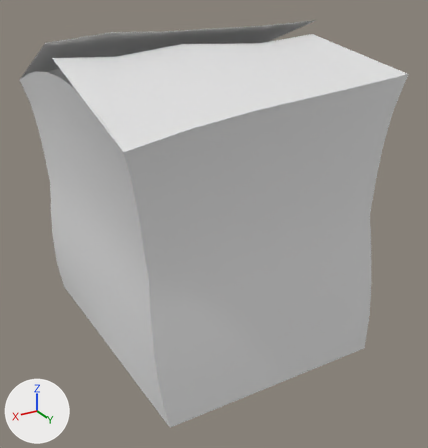
Two versions of the FBX model Assets/Models/CardBox_Damaged.fbx, one commit apart.
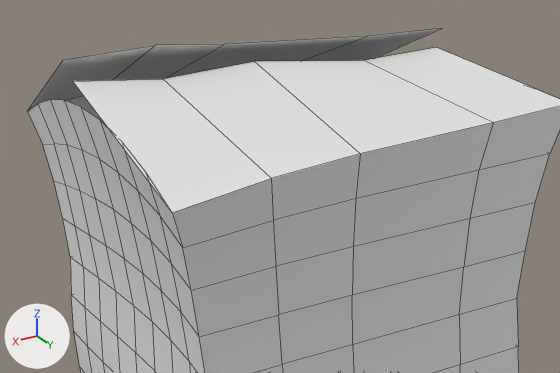
Each version is shown whole from a 50 mm camera at (0.397, 0.704, 0.503) aimed at (-0.008, 0.029, 0.166), then close up on the part from 0% to 94% of the width and 0% to 60% of the height. The axes (+X, +Y, +Z) are drawn at lower left. The lights are the same throughout. The close-ups show mesh edges as thin lines. Where no turn or scale is listed for an object, it has been applied to the vertices.

Script lines for the objects in view, before the commit:
```python
me_mesh = bpy.data.meshes.new('Mesh')
me_mesh.from_pydata(...)  # 247 vertices, 232 faces; spans x -0.206..0.199, y -0.2..0.2, z 0.0..0.435
ob_card_box = bpy.data.objects.new('Card_Box', me_mesh)
ob_card_box.location = (0.0, 0.0, 0.0)
```
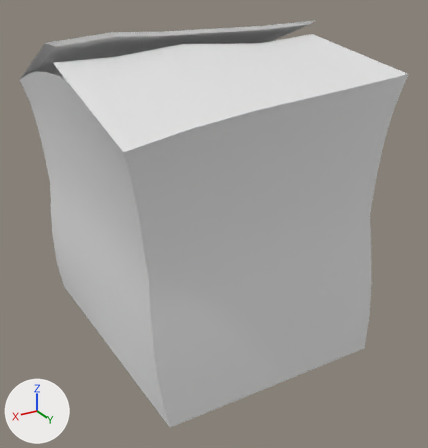
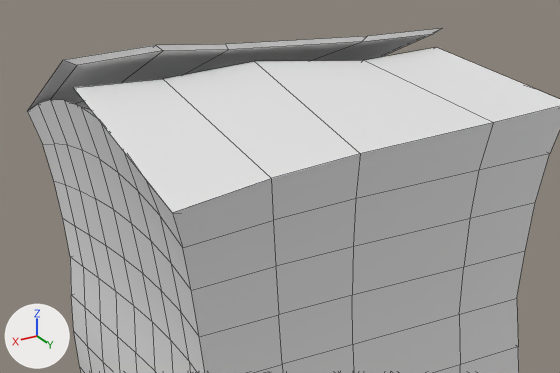
Edits to the bpy script that builds the scene:
```text
Change me_mesh:
    used by ob_card_box; location = (0.0, 0.0, 0.0)
    remove me_mesh.from_pydata(...)  # 247 vertices, 232 faces; spans x -0.206..0.199, y -0.2..0.2, z 0.0..0.435
    add me_mesh.from_pydata(...)  # 494 vertices, 492 faces; spans x -0.206..0.199, y -0.2..0.2, z 0.0..0.435
    me_mesh part 1
    3 vertices move from x 0.189..0.194, y 0.0..0.142, z 0.362..0.409 to x 0.189..0.194, y 0.0..0.142, z 0.355..0.403
    232 vertices are added at x -0.194..0.188, y -0.196..0.196, z 0.003..0.43
    9 new vertices lie (0.06, 0.0, 0.0) away from vertices in x 0.027..0.087, y -0.196..0.196, z 0.003
    6 new vertices lie (-0.061, 0.0, 0.0) away from vertices in x 0.087, y -0.196..0.196, z 0.003
    260 new faces join them
```

Pixel boxes (x1, y1, x2, y2) of what changed, in the close-ups (560 x 373 px):
part 1 of me_mesh, built on
    before: (73, 79, 271, 246)
    after: (28, 28, 442, 246)
